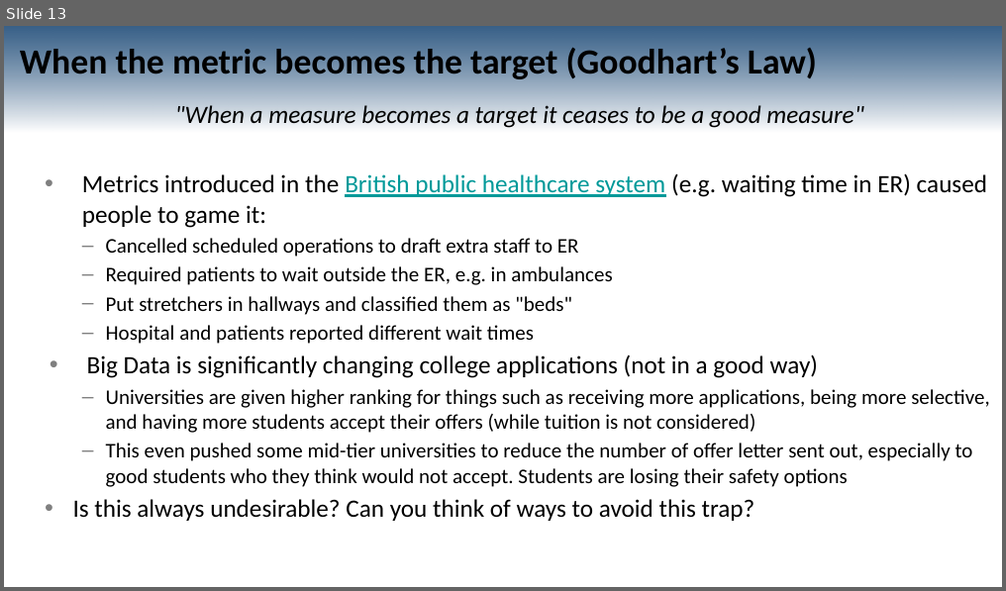
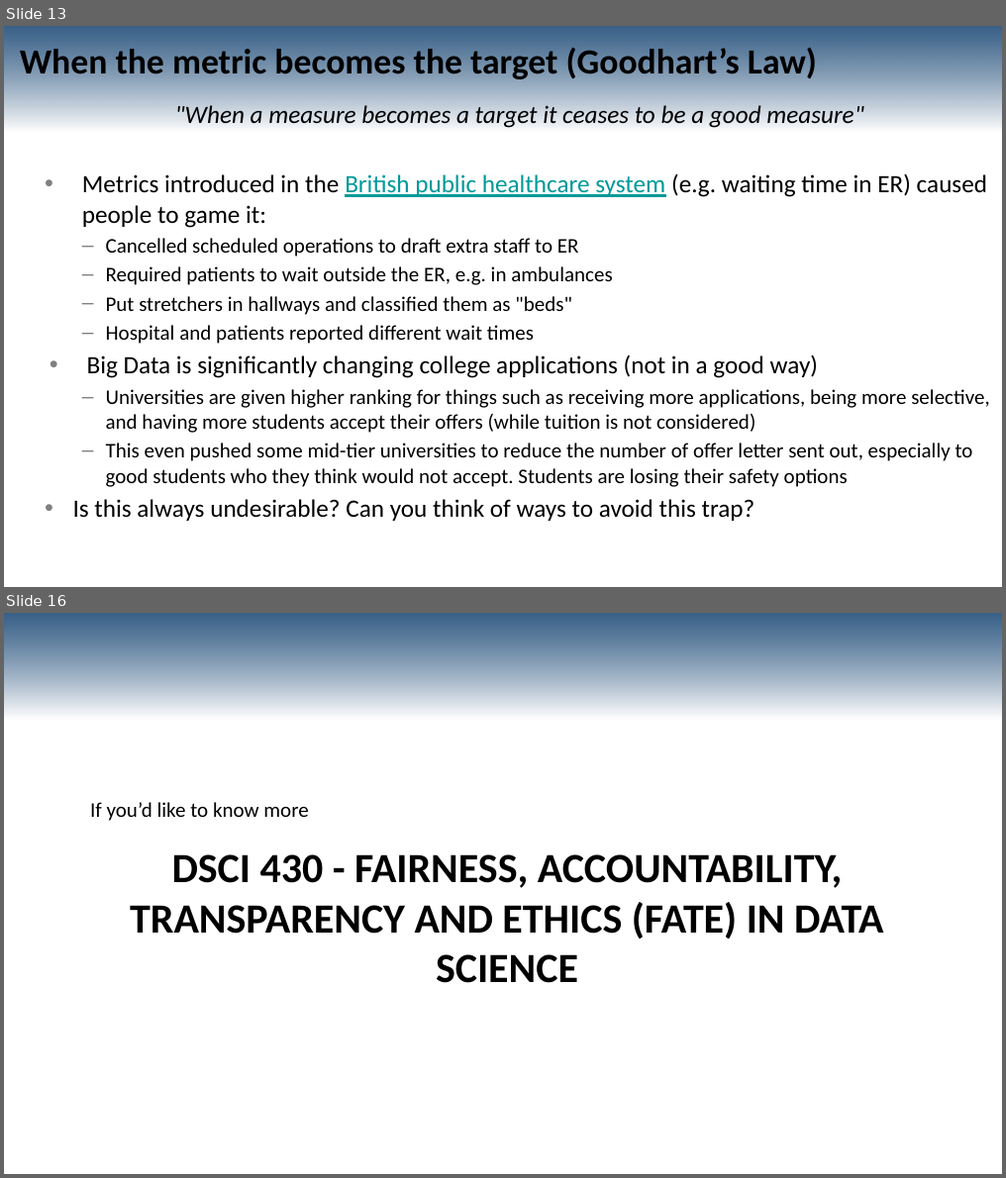
Before and after one commit to UBC-CS/cpsc330-2023W2, a slide deck: lectures/mehrdad/21_ethics-expanded.pptx. Shown one above the other, each under a label of ours: slide 13 before the commit, slides 13 and 16 after it; the slides between them are not shown. The pictures are 1006x591 and 1006x1178 pixels, drawn with LibreOffice and Linux fonts; fonts in the diff are those of the drawing. Boxes give left, top, right and bottom in pixels: in the first picture for what was removed or moved away, otherwise in the second. Text is boxed around its words. In the diff, an @@ line names an element or a change of style, - is before the commit and + after.

```diff
--- a/lectures/mehrdad/21_ethics-expanded.pptx
+++ b/lectures/mehrdad/21_ethics-expanded.pptx
@@ slide 16 added at [4, 613, 1002, 1174], background #FFFFFF; not listed: 1 template element that a slide beside it also shows @@
@@ text added at [90, 802, 308, 821], 20 pt, text #000000 @@
+If you’d like to know more
@@ title added at [130, 855, 884, 939], 40 pt, text #000000, bold @@
+DSCI 430 - FAIRNESS, ACCOUNTABILITY, TRANSPARENCY AND ETHICS (FATE) IN DATA SCIENCE
```
Also in this commit, not shown: 2 other slides added, 2 slides removed.
